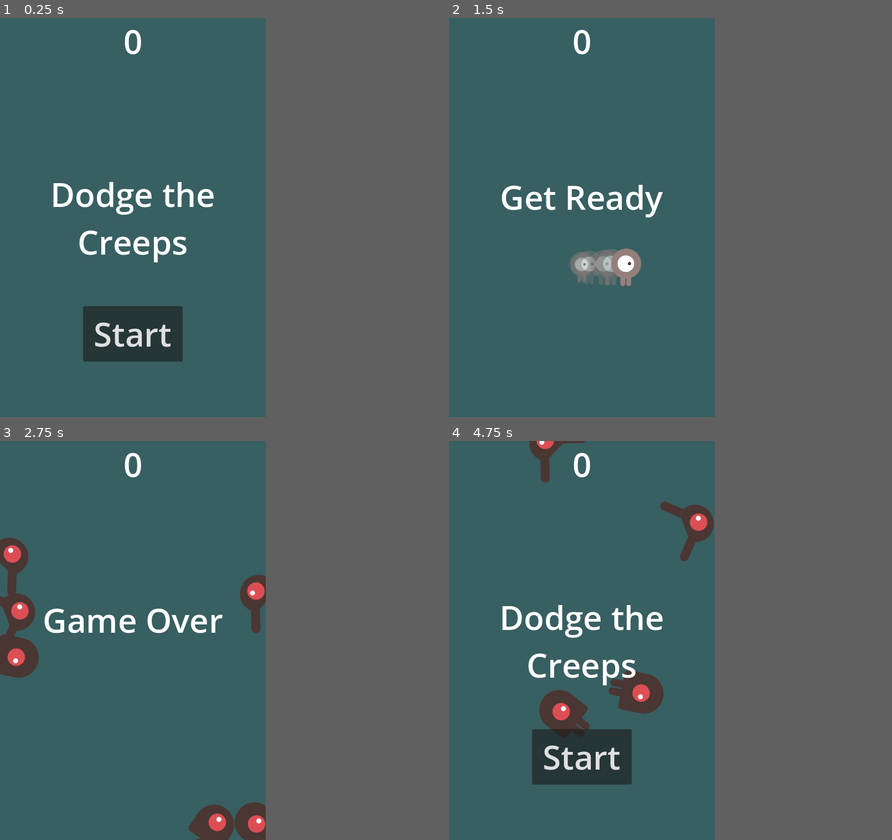
Above: before the commit, frames 1-4 (two rows, left to right).
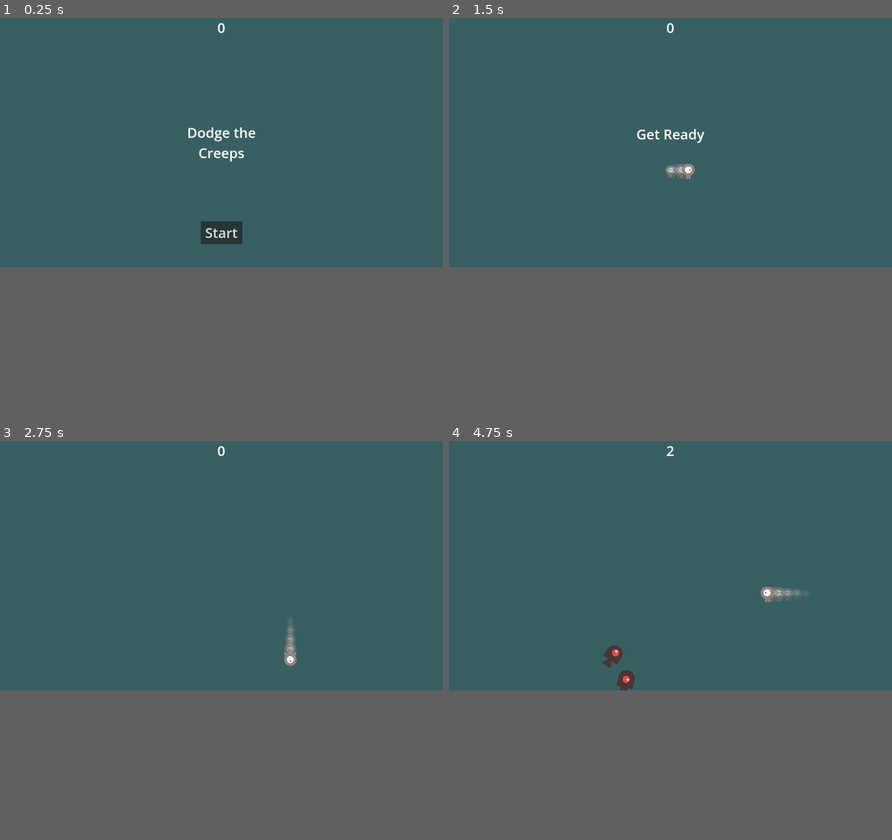
Above: after the commit, the same moments.

Repository: franziskusz/dodge-gds
Game: Godot game, scene res://Main.tscn
Two runs of this game, one before a commit and one after it. Both use one fixed random seed, a clock stepped at 60 frames per second and the inputs below.
Inputs:
- Up to frame 1 (0.25 s): no input
- Up to frame 2 (1.5 s): click "Start" at 0.5 s; tap Enter at 1.25 s; hold D (move_right) from 1.28 s (still down)
- Up to frame 3 (2.75 s): release D (move_right) at 2.03 s; hold S (move_down) from 2.03 s (still down)
- Up to frame 4 (4.75 s): release S (move_down) at 2.78 s; hold D (move_right) 2.78-3.53 s; hold W (move_up) 3.53-4.28 s; hold A (move_left) from 4.28 s (still down)
In our replay, the window is 480x720 before the commit and 800x450 after it. These sizes can differ from the game's own. Grey fills any space a smaller window leaves; there, only what the larger window draws over its background counts as a difference.

The runs differ from the first frame. In frame 1, 5.6% of the frame differs, in the area x 12-58%, y 1-87%; in frame 2, 2.6%; in frame 3, 5.0%; in frame 4, 8.0%, in the area x 12-80%, y 0-87%.

Commit message:
enlargen screen size, adjust mob spawns

Diff:
--- a/Main.tscn
+++ b/Main.tscn
@@ -9,9 +9,9 @@
 
 [sub_resource type="Curve2D" id="1"]
 _data = {
-"points": PackedVector2Array(0, 0, 0, 0, 0, 0, 0, 0, 0, 0, 480, 0, 0, 0, 0, 0, 480, 720, 0, 0, 0, 0, 0, 720, 0, 0, 0, 0, 0, 0)
+"points": PackedVector2Array(0, 0, 0, 0, -2.97915, -2, 0, 0, 0, 0, 1899.7, 11, 0, 0, 0, 0, 1899.7, 1076, 0, 0, 0, 0, 1.9861, 1062, 0, 0, 0, 0, -2.97915, -2, 0, 0, 0, 0, -2.97915, 2)
 }
-point_count = 5
+point_count = 6
 
 [node name="Main" type="Node"]
 script = ExtResource("1")
@@ -28,7 +28,6 @@
 [node name="Player" parent="." instance=ExtResource("3")]
 
 [node name="MobTimer" type="Timer" parent="."]
-wait_time = 0.001
 
 [node name="ScoreTimer" type="Timer" parent="."]
 
@@ -37,12 +36,15 @@
 one_shot = true
 
 [node name="StartPosition" type="Marker2D" parent="."]
-position = Vector2(240, 450)
+position = Vector2(958, 664)
 
 [node name="MobPath" type="Path2D" parent="."]
+scale = Vector2(1.007, 1)
 curve = SubResource("1")
 
 [node name="MobSpawnLocation" type="PathFollow2D" parent="MobPath"]
+position = Vector2(-2.97915, -2)
+rotation = 0.00683237
 
 [node name="HUD" parent="." instance=ExtResource("4")]
 
--- a/project.godot
+++ b/project.godot
@@ -28,10 +28,10 @@
 
 [display]
 
-window/size/viewport_width=480
-window/size/viewport_height=720
-window/size/window_width_override=480
-window/size/window_height_override=720
+window/size/viewport_width=1920
+window/size/viewport_height=1080
+window/size/window_width_override=1920
+window/size/window_height_override=1080
 window/stretch/mode="canvas_items"
 
 [input]
